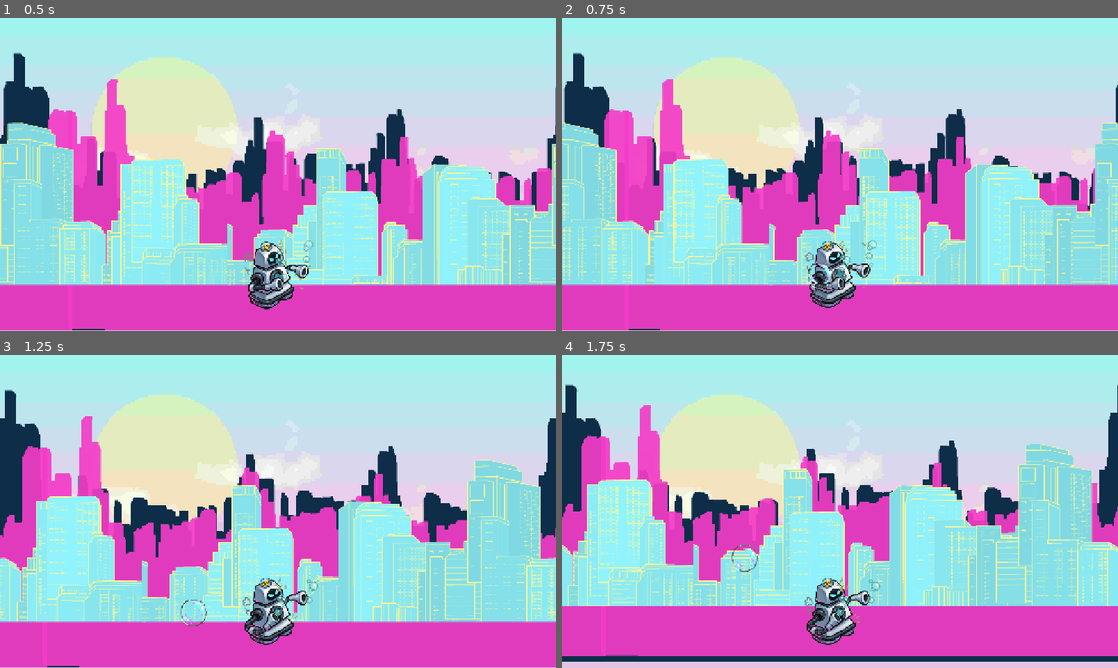
Above: before the commit, frames 1-4 (two rows, left to right).
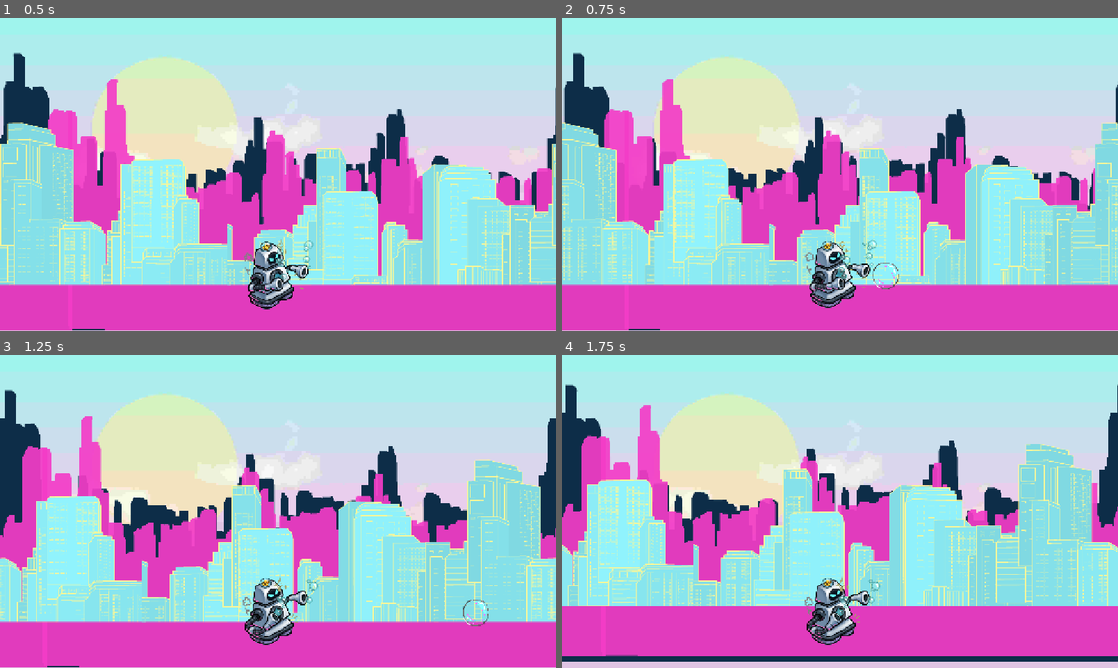
Above: after the commit, the same moments.

Repository: asdrome/bubbletron
Game: Godot game, scene res://Escenas/Dia.tscn
The game is run twice, just before and just after one commit, with the same random seed, the same clock (stepped at 60 frames per second) and the same inputs.
Inputs (mouse positions are in pixels of both pictures, inside the frame that each line leads up to):
- Up to frame 1 (0.5 s): no input
- Up to frame 2 (0.75 s): move the mouse to (962, 158) at 0.52 s; press the mouse at (962, 158) at 0.53 s; hold D (right) from 0.53 s (still down)
- Up to frame 3 (1.25 s): keep holding D (right)
- Up to frame 4 (1.75 s): move the mouse to (728, 527) at 1.27 s; release D (right) at 1.28 s; release the mouse at (728, 527) at 1.28 s; hold S (down) from 1.28 s (still down); click (728, 527) at 1.35 s

Frame 1 is identical in both runs. In frame 2, 0.2% of the frame differs, in the area x 44-61%, y 78-87%; in frame 3, 0.2%, in the area x 32-88%, y 78-87%; in frame 4, 0.1%.

Commit message:
Disparo burbuja estatico
Se dispara la burbuja en la dirección en la que mira el personaje cuando no se mueve

Diff:
--- a/Escenas/bubble_bot.gd
+++ b/Escenas/bubble_bot.gd
@@ -28,9 +28,17 @@
 		animation_player.play("spin")
 	elif event.is_action_pressed("shoot"):
 		var new_projectile = PROJECTILE.instantiate()
-		new_projectile.movement_vector = velocity.normalized()
+
+		# Determinar la dirección del proyectil
+		if velocity == Vector2.ZERO:
+			# Si el personaje no se mueve, usar dirección basada en flip_h
+			new_projectile.movement_vector = Vector2.LEFT if sprite.flip_h else Vector2.RIGHT
+		else:
+			new_projectile.movement_vector = velocity.normalized()
+
+		# Posición inicial del proyectil
 		new_projectile.global_position = global_position
 		add_sibling(new_projectile)
 
-func _on_animation_player_animation_finished(anim_name: StringName) -> void:
+func _on_animation_player_animation_finished(_anim_name: StringName) -> void:
 	animation_player.play("Idle")
Not shown: 1 places in Escenas/disparo_burbuja.tscn that only renumber resources
